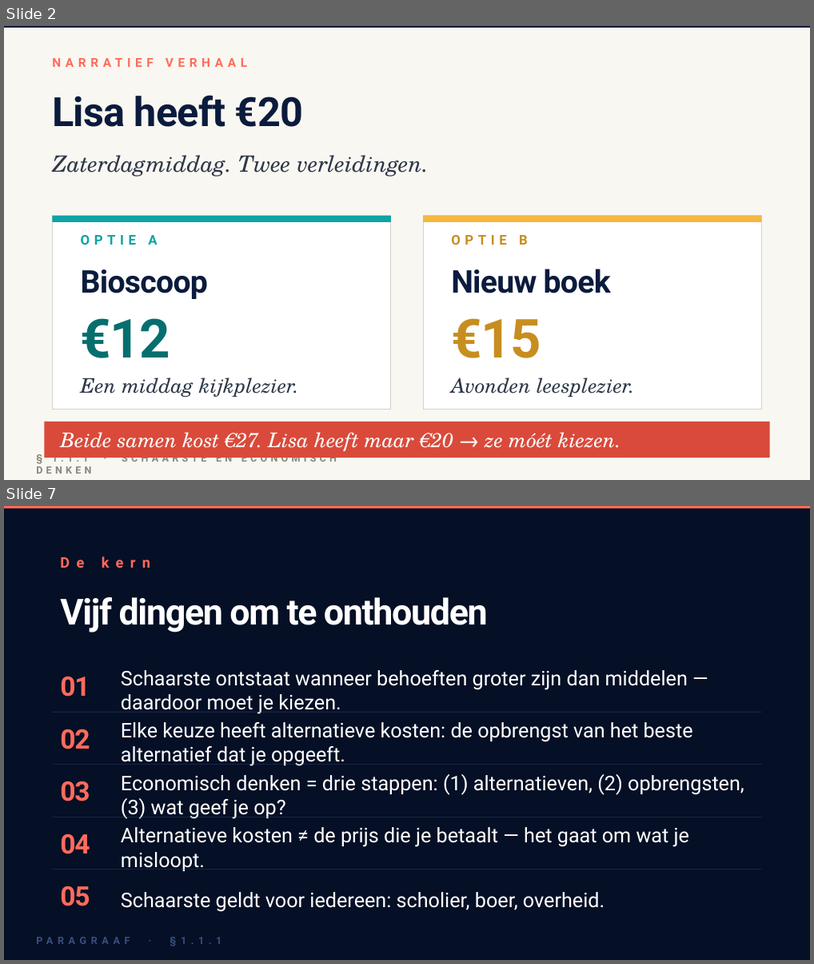
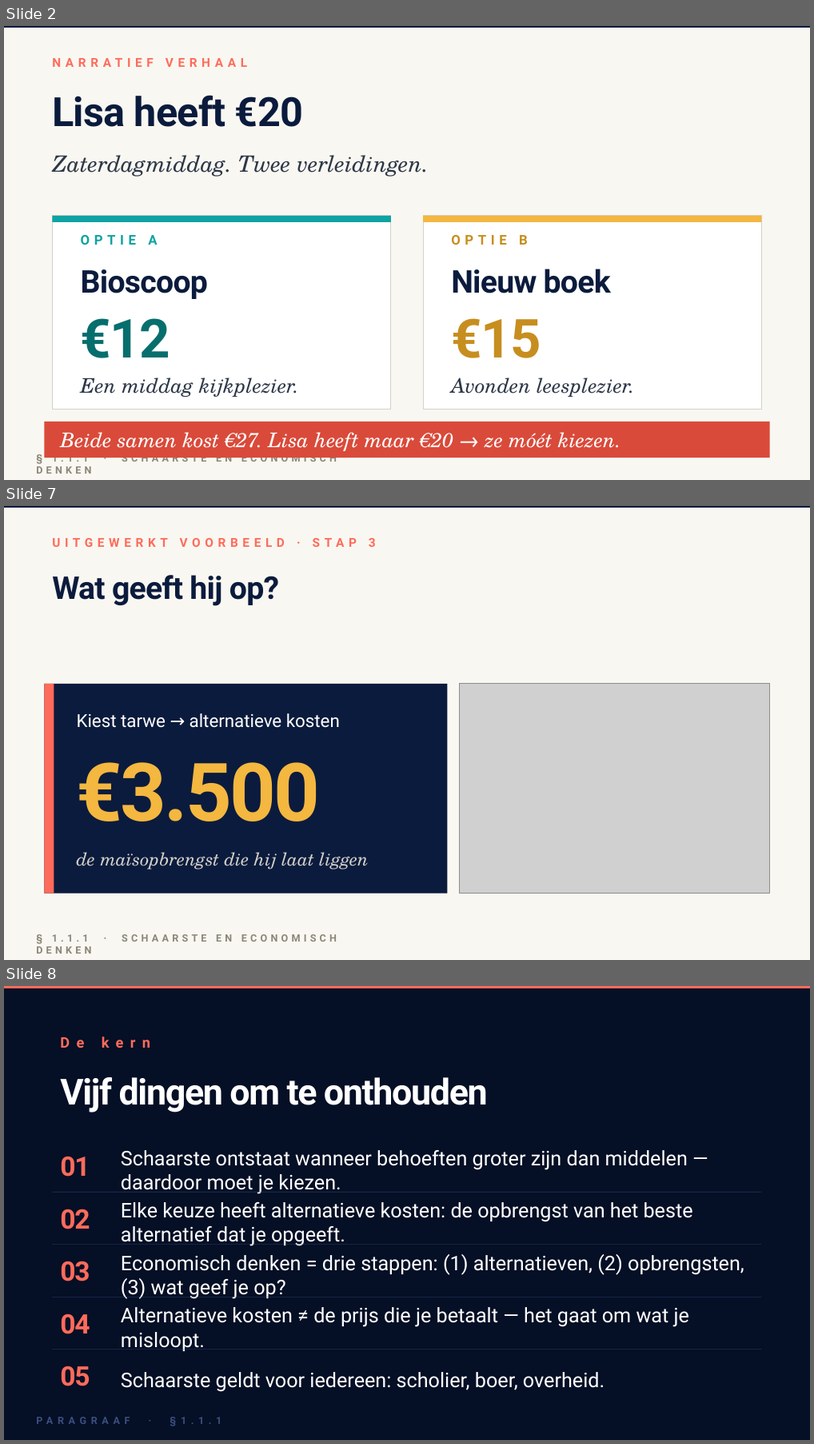
Before and after one commit to meijer1973/4veco-lessen, a slide deck: Boek 1 - Grondslagen, vraag en aanbod/1.1 Hoofdstuk Economisch denken en rekenen/1.1.1 Schaarste en economisch denken/1.1.1 Schaarste en economisch denken – presentatie.pptx. Shown one above the other, each under a label of ours: slides 2 and 7 before the commit, slides 2, 7 and 8 after it; the slides between them are not shown. The pictures are 814x964 and 814x1444 pixels, drawn with LibreOffice and Linux fonts; fonts in the diff are those of the drawing; grey boxes stand for pictures. Boxes give left, top, right and bottom in pixels: in the first picture for what was removed or moved away, otherwise in the second. Text is boxed around its words. In the diff, an @@ line names an element or a change of style, - is before the commit and + after.

```diff
--- a/Boek 1 - Grondslagen, vraag en aanbod/1.1 Hoofdstuk Economisch denken en rekenen/1.1.1 Schaarste en economisch denken/1.1.1 Schaarste en economisch denken – presentatie.pptx
+++ b/Boek 1 - Grondslagen, vraag en aanbod/1.1 Hoofdstuk Economisch denken en rekenen/1.1.1 Schaarste en economisch denken/1.1.1 Schaarste en economisch denken – presentatie.pptx
@@ slide 7 added at box(4, 506, 810, 960), background #F9F7F1; not listed: 2 template elements that a slide beside it also shows @@
@@ text added at box(52, 538, 376, 547), 11 pt, text #FF6B5B, bold @@
+UITGEWERKT VOORBEELD · STAP 3
@@ text added at box(52, 575, 279, 606), 28 pt, text #0B1B3D, bold @@
+Wat geeft hij op?
@@ rectangle added at box(44, 684, 447, 893), fill #0B1B3D @@
@@ rectangle added at box(44, 684, 54, 893), fill #FF6B5B @@
@@ picture added at box(460, 684, 770, 893) @@
@@ text added at box(77, 713, 340, 728), 16 pt, text #FFFFFF @@
+Kiest tarwe → alternatieve kosten
@@ text added at box(77, 762, 320, 821), 72 pt, text #F4B740, bold @@
+€3.500
@@ text added at box(77, 852, 369, 869), 16 pt, text #D4D1CA, italic @@
+de maïsopbrengst die hij laat liggen
@@ what was slide 7 is now slide 8 @@
```
Also in this commit, not shown: 2 slides changed, 2 other slides added, 2 slides removed, 26 other files.
